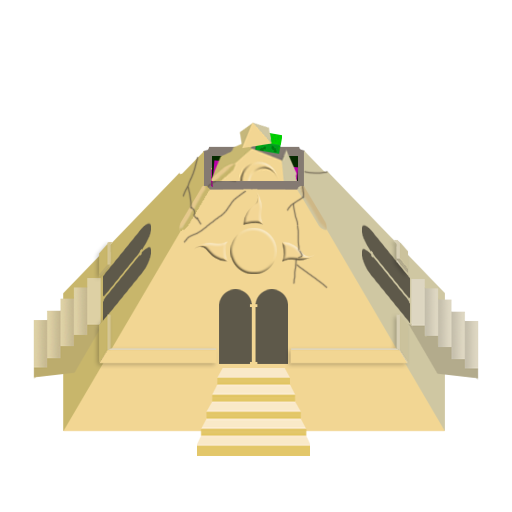
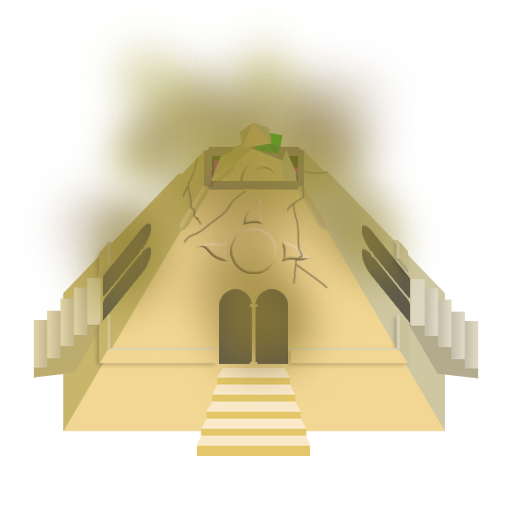
Layer changes from the first w=512, h=512 image to the second:
added layer "Layer 4" above "RoturaEnd" over [24, 4, 445, 411]
